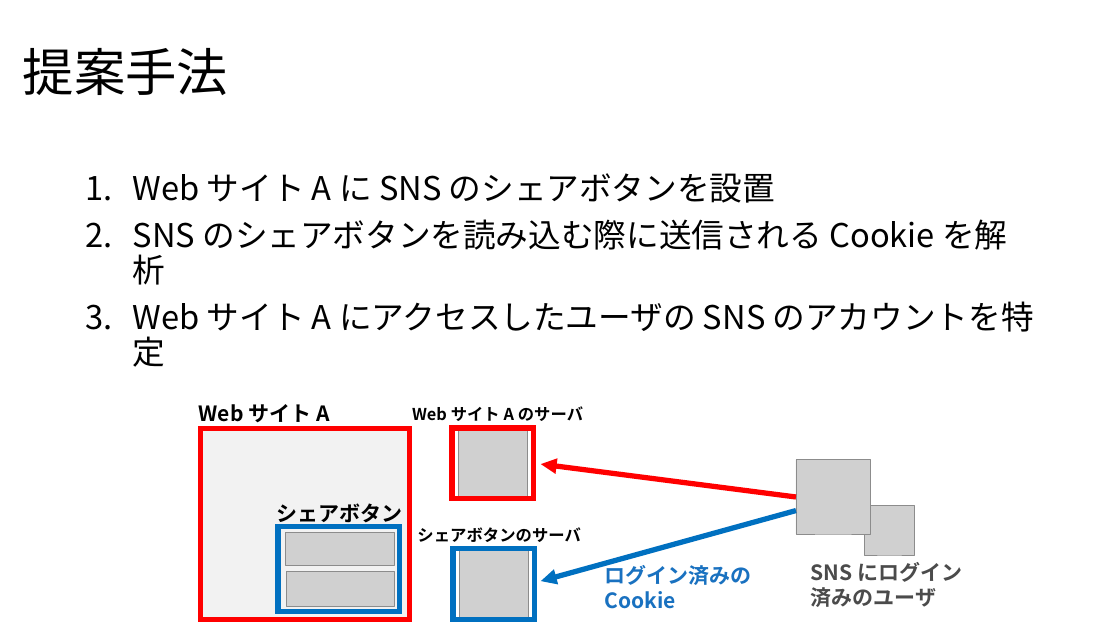
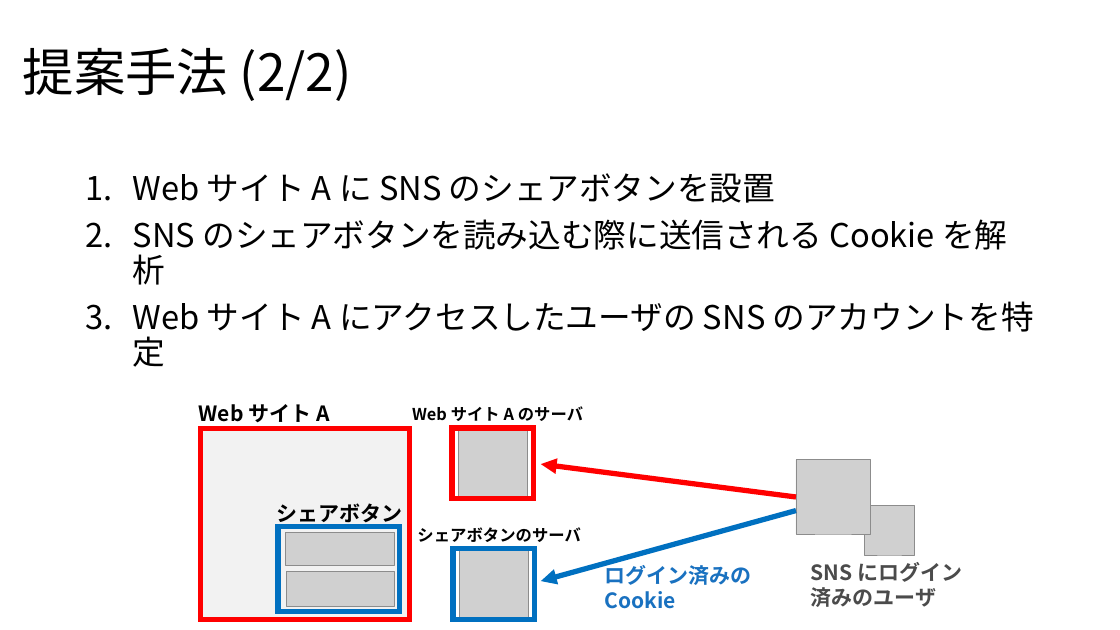
Before and after one commit to noraworld/graduation-thesis, a slide deck: slide 6 of presentation_slides.pptx (slide 5 before the commit). Drawn at 1120x630 pixels with LibreOffice and Linux fonts; fonts in the diff are those of the drawing; grey boxes stand for pictures. Boxes give left, top, right and bottom in pixels: in the first picture for what was removed or moved away, otherwise in the second. Text is boxed around its words. In the diff, an @@ line names an element or a change of style, - is before the commit and + after.

Commit message:
研究背景の修正 (一部を提案手法に分割)

```diff
--- a/presentation_slides.pptx
+++ b/presentation_slides.pptx
@@ title at (23,48,352,101): text changed @@
-提案手法
+提案手法 (2/2)
```
Also in this commit, not shown: 1 other slide changed, 1 slide added.
